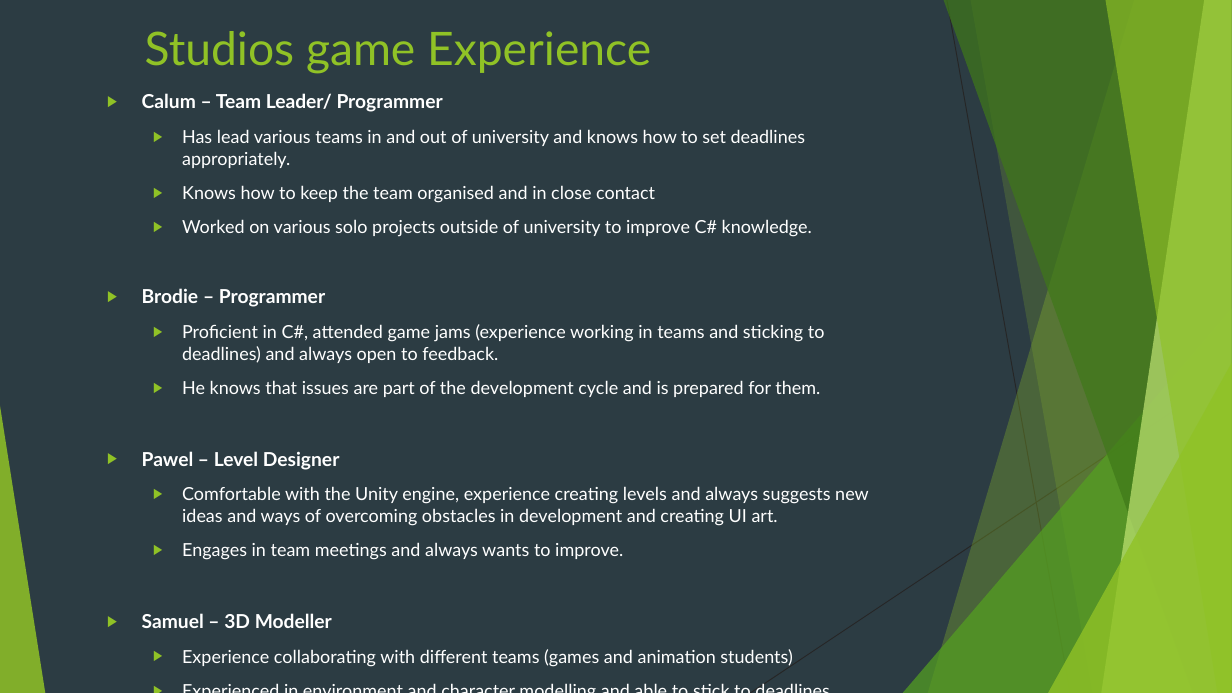
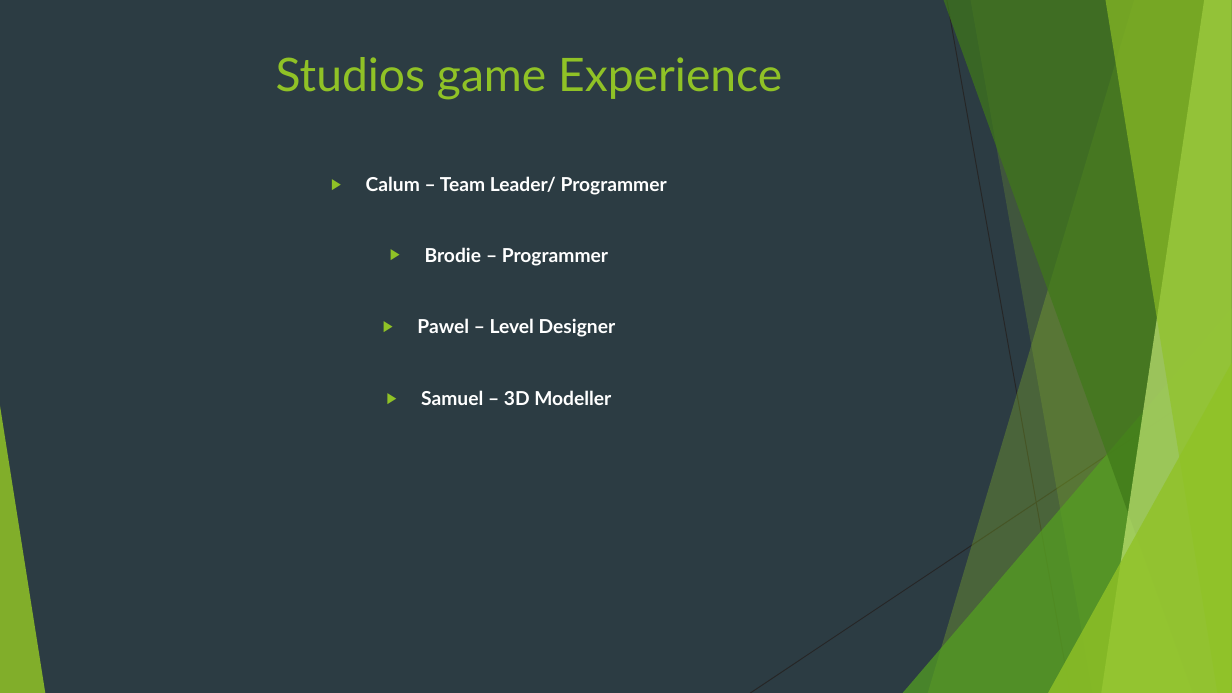
Before and after one commit to Pilokio/Tranzfuser, a slide deck: slide 13 of Virtual Pitch Presentation/Pitch.pptx. Drawn at 1232x693 pixels with LibreOffice and Linux fonts; fonts in the diff are those of the drawing. Boxes give left, top, right and bottom in pixels: in the first picture for what was removed or moved away, otherwise in the second. Text is boxed around its words. In the diff, an @@ line names an element or a change of style, - is before the commit and + after.

```diff
--- a/Virtual Pitch Presentation/Pitch.pptx
+++ b/Virtual Pitch Presentation/Pitch.pptx
@@ title "Studios game Experience": place and size @@
-title "Studios game Experience" at [145,31,651,74]
+title "Studios game Experience" at [276,57,782,100]
@@ text at [182,129,812,237]: paragraphs removed @@
-  ▶ Has lead various teams in and out of university and knows how to set deadlines appropriately.
-  ▶ Knows how to keep the team organised and in close contact
-  ▶ Worked on various solo projects outside of university to improve C# knowledge.
@@ text "Calum – Team Leader/ Programmer": place and size @@
-text "Calum – Team Leader/ Programmer" at [142,93,869,667]
+text "Calum – Team Leader/ Programmer" at [366,176,667,405]
@@ text "Calum – Team Leader/ Programmer" at [366,176,667,405]: alignment left to centre @@
@@ text at [182,324,825,397]: paragraphs removed @@
-  ▶ Proficient in C#, attended game jams (experience working in teams and sticking to deadlines) and always open to feedback.
-  ▶ He knows that issues are part of the development cycle and is prepared for them.
@@ text at [182,486,869,560]: paragraphs removed @@
-  ▶ Comfortable with the Unity engine, experience creating levels and always suggests new ideas and ways of overcoming obstacles in development and creating UI art.
-  ▶ Engages in team meetings and always wants to improve.
@@ text at [182,649,792,667]: paragraphs removed @@
-  ▶ Experience collaborating with different teams (games and animation students)
-  ▶ Experienced in environment and character modelling and able to stick to deadlines.
```
Also in this commit, not shown: 4 other slides changed, 2 slides added, 1 slide removed, 1 other file.
